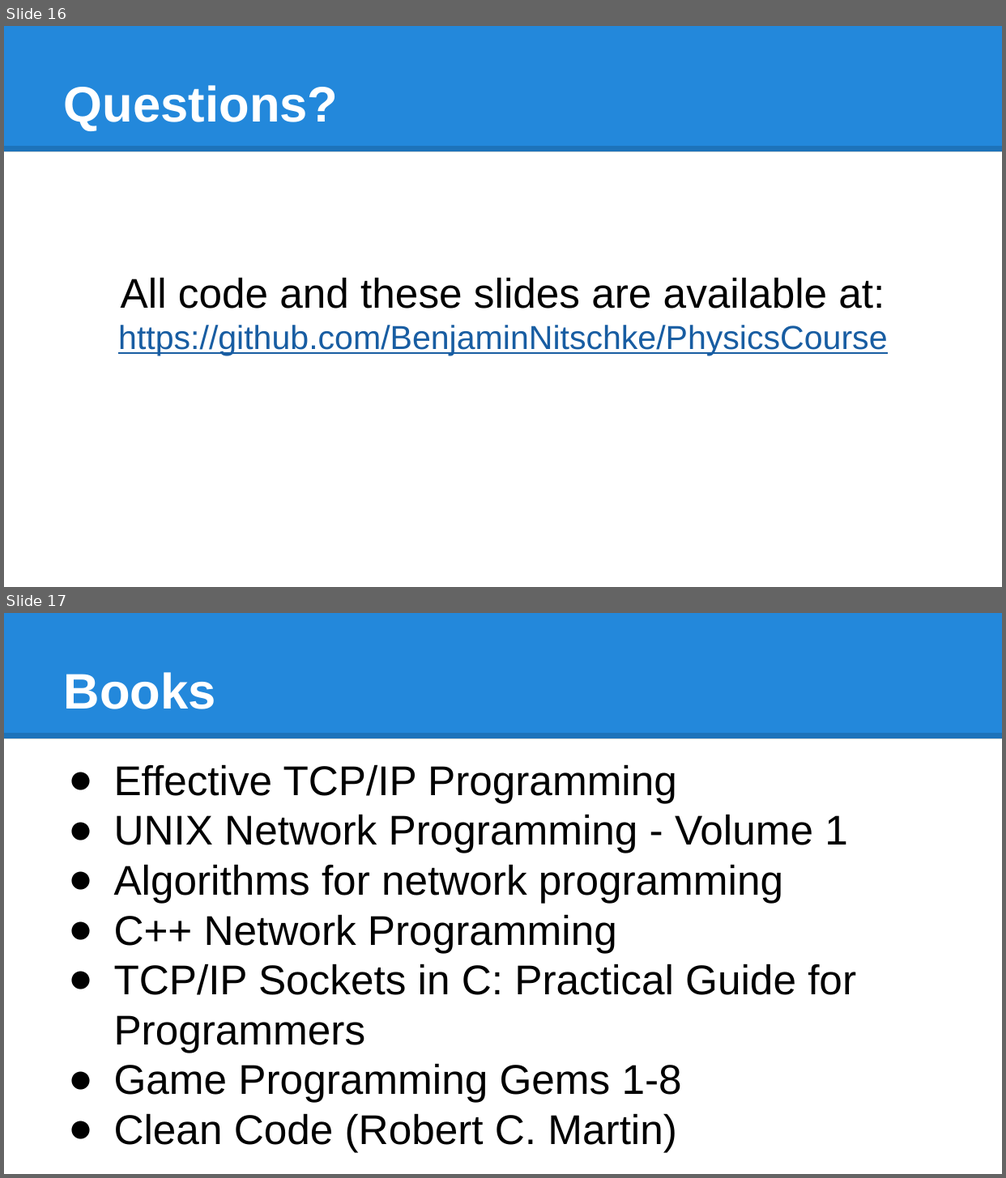
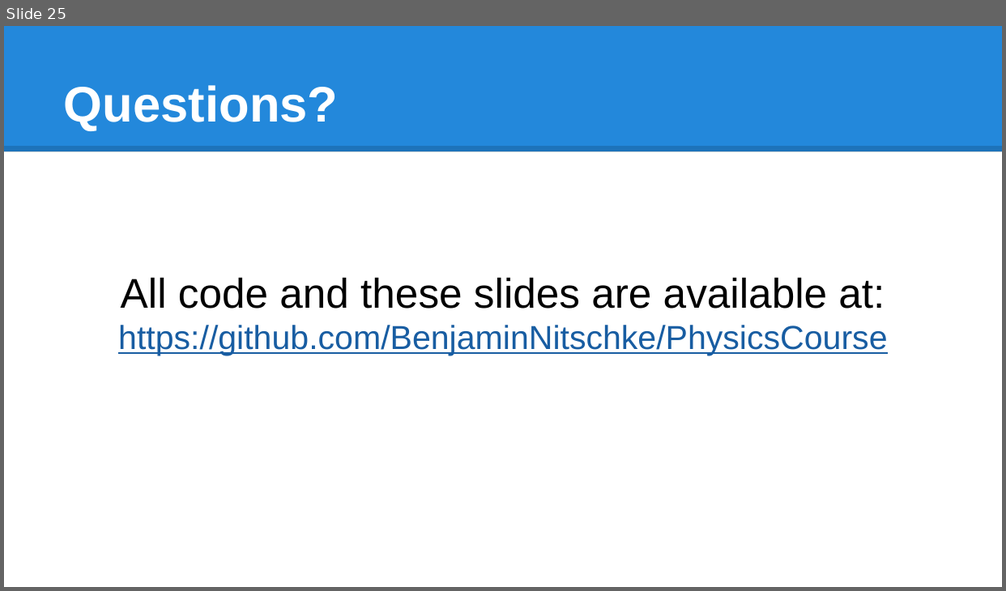
Before and after one commit to BenjaminNitschke/PhysicsCourse, a slide deck: Physics Course Games Academy July 2015.pptx. Shown one above the other, each under a label of ours: slides 16 and 17 before the commit, slide 25 after it. The pictures are 1006x1178 and 1006x591 pixels, drawn with LibreOffice and Linux fonts; fonts in the diff are those of the drawing. Boxes give left, top, right and bottom in pixels: in the first picture for what was removed or moved away, otherwise in the second. Text is boxed around its words. In the diff, an @@ line names an element or a change of style, - is before the commit and + after.

```diff
--- a/Physics Course Games Academy July 2015.pptx
+++ b/Physics Course Games Academy July 2015.pptx
@@ slide 17 removed at (4,613,1002,1174), background #FFFFFF; not listed: 2 template elements that a slide beside it also shows @@
@@ title removed at (64,672,216,709) @@
-Books
@@ text removed at (114,764,856,1152) @@
-● Effective TCP/IP Programming
-● UNIX Network Programming - Volume 1
-● Algorithms for network programming
-● C++ Network Programming
-● TCP/IP Sockets in C: Practical Guide for Programmers
-● Game Programming Gems 1-8
-● Clean Code (Robert C. Martin)
@@ what was slide 16 is now slide 25 @@
```
Also in this commit, not shown: 2 slides changed, 11 slides added, 1 other slide removed.
